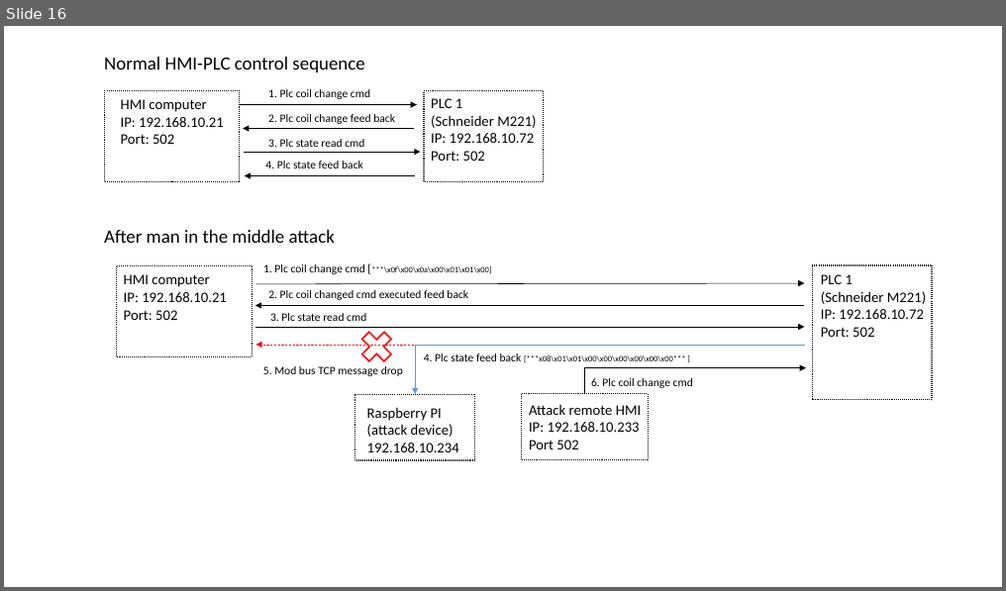
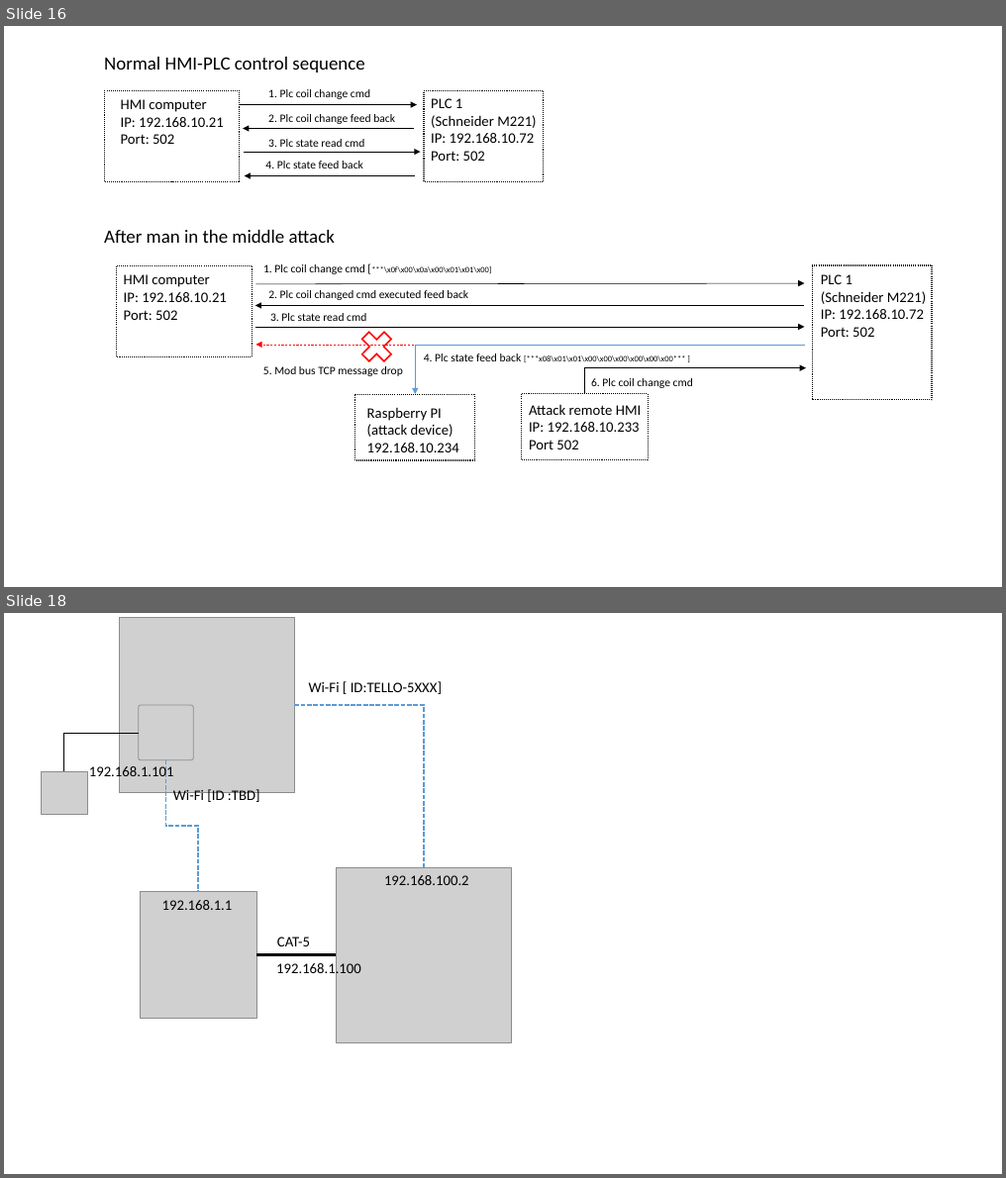
Before and after one commit to LiuYuancheng/Xandar_Sensor_IOT, a slide deck: doc/firmwaresignWF.pptx. Shown one above the other, each under a label of ours: slide 16 before the commit, slides 16 and 18 after it; the slides between them are not shown. The pictures are 1006x591 and 1006x1178 pixels, drawn with LibreOffice and Linux fonts; fonts in the diff are those of the drawing; grey boxes stand for pictures. Boxes give left, top, right and bottom in pixels: in the first picture for what was removed or moved away, otherwise in the second. Text is boxed around its words. In the diff, an @@ line names an element or a change of style, - is before the commit and + after.

Commit message:
Added the tello control design document.

```diff
--- a/doc/firmwaresignWF.pptx
+++ b/doc/firmwaresignWF.pptx
@@ slide 18 added at box(4, 613, 1002, 1174), background #FFFFFF @@
@@ picture added at box(119, 618, 294, 792) @@
@@ text added at box(309, 681, 442, 694), 14 pt, text #000000 @@
+Wi-Fi [ ID:TELLO-5XXX]
@@ picture added at box(138, 705, 193, 760) @@
@@ elbow line added from (294, 705) to (423, 867), #5B9BD5 1.5 pt dashed @@
@@ elbow line added from (63, 771) to (138, 733), #000000 0.5 pt @@
@@ elbow line added from (165, 761) to (198, 892), #5B9BD5 1.5 pt dashed @@
@@ picture added at box(41, 771, 87, 814) @@
@@ text added at box(89, 763, 174, 780), 14 pt, text #000000 @@
+192.168.1.101
@@ text added at box(173, 789, 260, 804), 14 pt, text #000000 @@
+Wi-Fi [ID :TBD]
@@ picture added at box(336, 867, 511, 1043) @@
@@ text added at box(384, 875, 469, 885), 14 pt, text #000000 @@
+192.168.100.2
@@ picture added at box(140, 892, 256, 1019) @@
@@ text added at box(162, 900, 233, 910), 14 pt, text #000000 @@
+192.168.1.1
@@ text added at box(277, 937, 310, 947), 14 pt, text #000000 @@
+CAT-5
@@ line added from (256, 956) to (336, 956), #000000 2.25 pt @@
@@ text added at box(276, 960, 361, 977), 14 pt, text #000000 @@
+192.168.1.100
```
Also in this commit, not shown: 2 slides changed, 1 other slide added.
